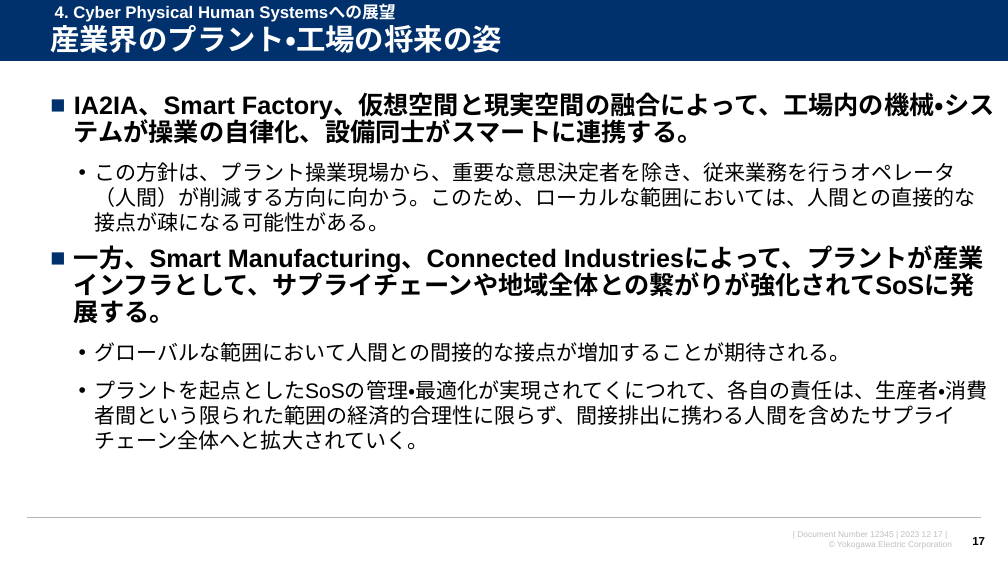
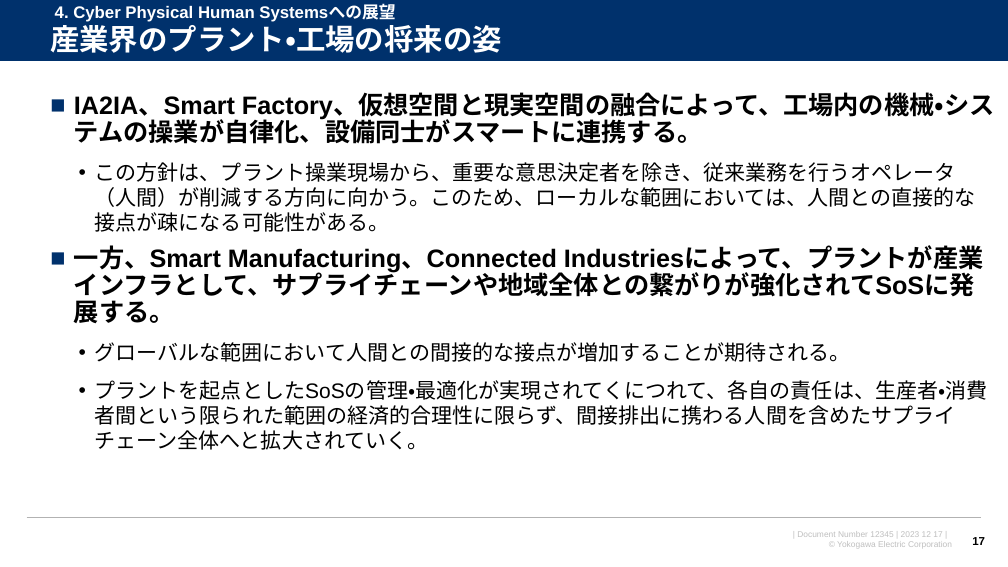
Before and after one commit to watarukumagai-git/opt, a slide deck: slide 17 of SoS/conf2023/231217_横幹連合コンファレンス_熊谷.pptx. Drawn at 1008x567 pixels with LibreOffice and Linux fonts; fonts in the diff are those of the drawing; background and template pictures are left out. Boxes give left, top, right and bottom in pixels: in the first picture for what was removed or moved away, otherwise in the second. Text is boxed around its words. In the diff, an @@ line names an element or a change of style, - is before the commit and + after.

```diff
--- a/SoS/conf2023/231217_横幹連合コンファレンス_熊谷.pptx
+++ b/SoS/conf2023/231217_横幹連合コンファレンス_熊谷.pptx
@@ text at (x1=74, y1=93, x2=995, y2=144): text changed @@
-■ IA2IA、Smart Factory、仮想空間と現実空間の融合によって、工場内の機械・システムが操業の自律化、設備同士がスマートに連携する。
+■ IA2IA、Smart Factory、仮想空間と現実空間の融合によって、工場内の機械・システムの操業が自律化、設備同士がスマートに連携する。
```
Also in this commit, not shown: 2 other slides changed.
